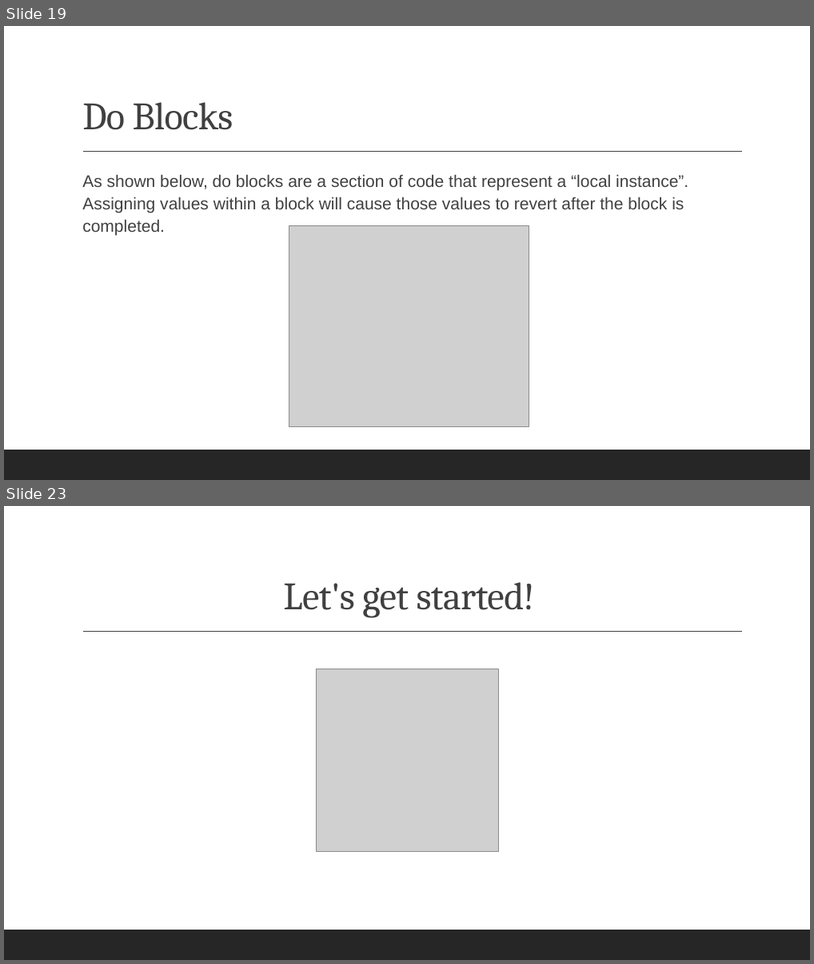
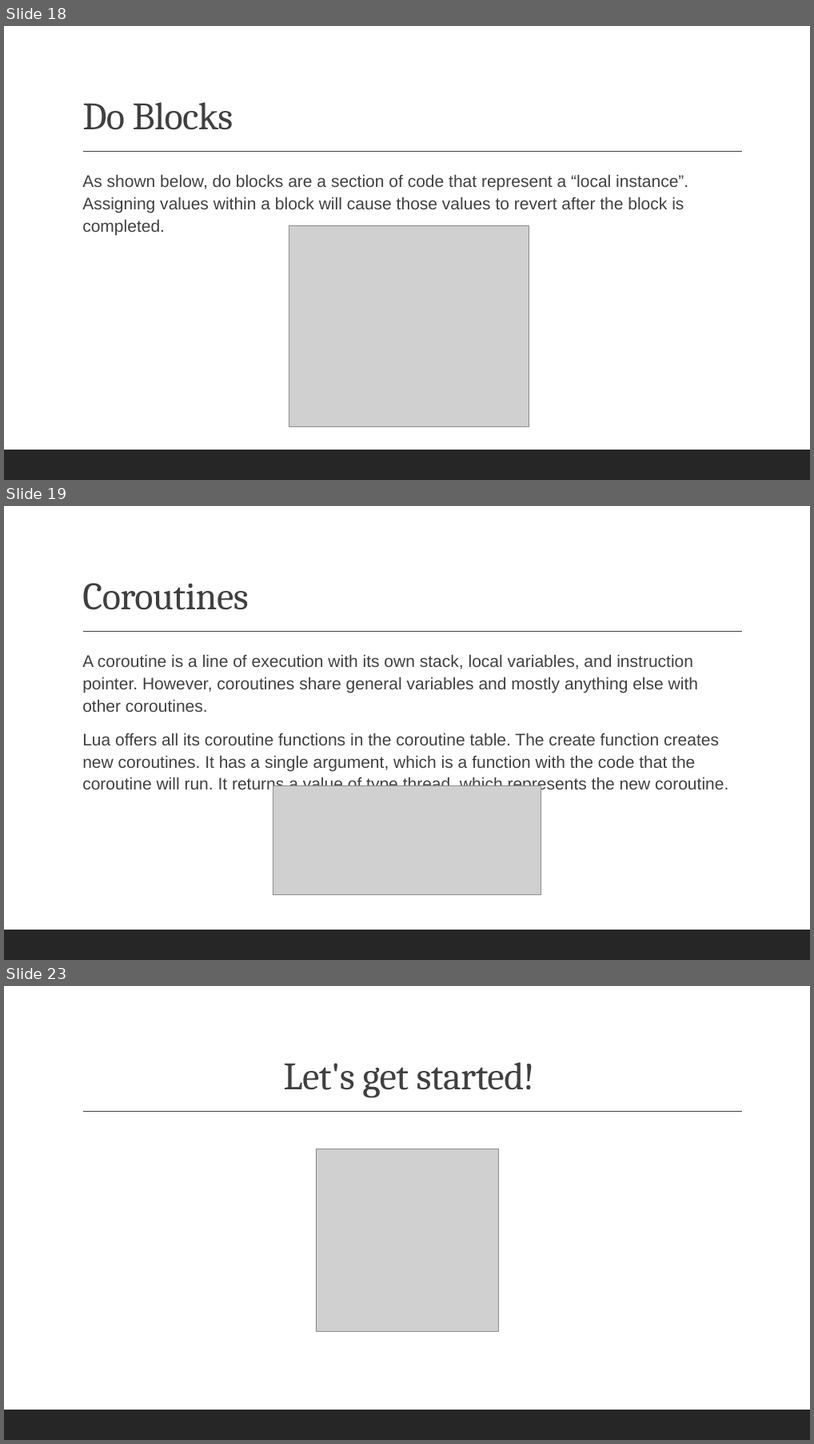
Before and after one commit to ethan-reinsborough/advweb-lua-project, a slide deck: Lua Presentation.pptx. Shown one above the other, each under a label of ours: slides 19 and 23 before the commit, slides 18, 19 and 23 after it; the slides between them are not shown. The pictures are 814x964 and 814x1444 pixels, drawn with LibreOffice and Linux fonts; fonts in the diff are those of the drawing; grey boxes stand for pictures. Boxes give left, top, right and bottom in pixels: in the first picture for what was removed or moved away, otherwise in the second. Text is boxed around its words. In the diff, an @@ line names an element or a change of style, - is before the commit and + after.

Commit message:
Finished PowerPoint

```diff
--- a/Lua Presentation.pptx
+++ b/Lua Presentation.pptx
@@ slide 19 added at [4, 506, 810, 960], background #FFFFFF; not listed: 2 template elements that a slide beside it also shows @@
@@ title added at [82, 583, 248, 610], 46 pt, text #404040 @@
+Coroutines
@@ text added at [82, 654, 729, 793], 20 pt, text #404040 @@
+  A coroutine is a line of execution with its own stack, local variables, and instruction pointer. However, coroutines share general variables and mostly anything else with other coroutines.
+  Lua offers all its coroutine functions in the coroutine table. The create function creates new coroutines. It has a single argument, which is a function with the code that the coroutine will run. It returns a value of type thread, which represents the new coroutine.
@@ picture added at [274, 786, 542, 894] @@
@@ what was slide 19 is now slide 18 @@
```
Also in this commit, not shown: 2 slides changed, 4 other slides added, 4 slides removed.
